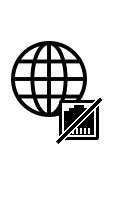
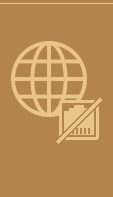
Revision of a layered (113, 197) image; what changed, layer by layer:
renamed "blue" to "ochre", showed the group it (3 layers) over [0, 0, 113, 197]
hid group "glass desktop" (12 layers) over [0, 0, 113, 197]
